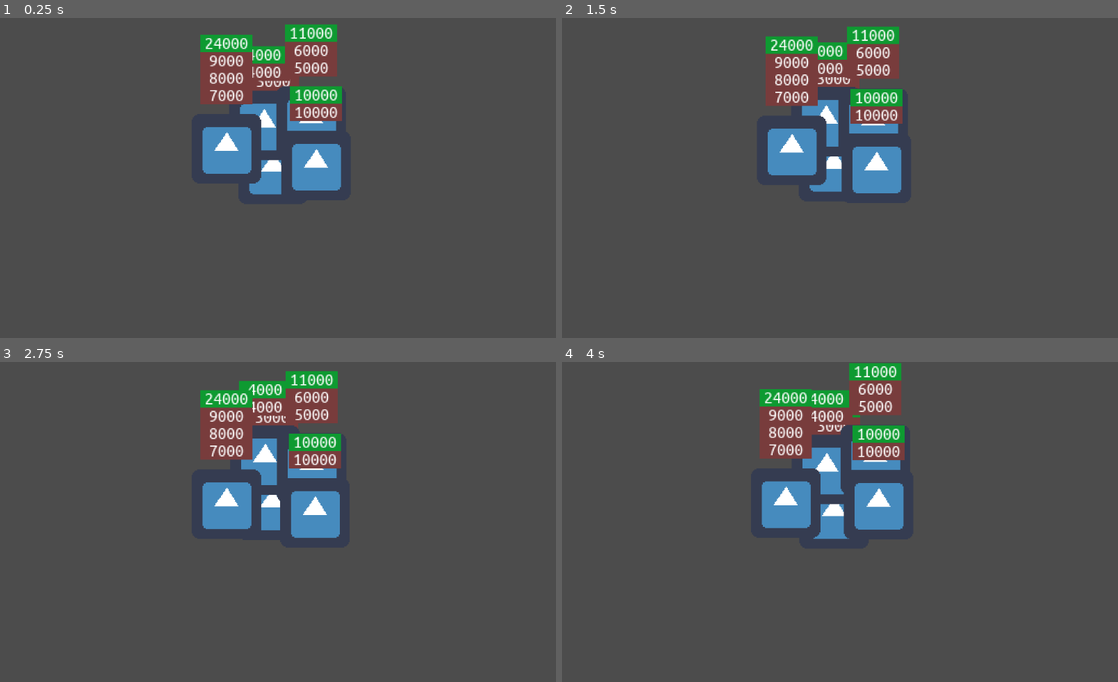
Above: before the commit, frames 1-4 (two rows, left to right).
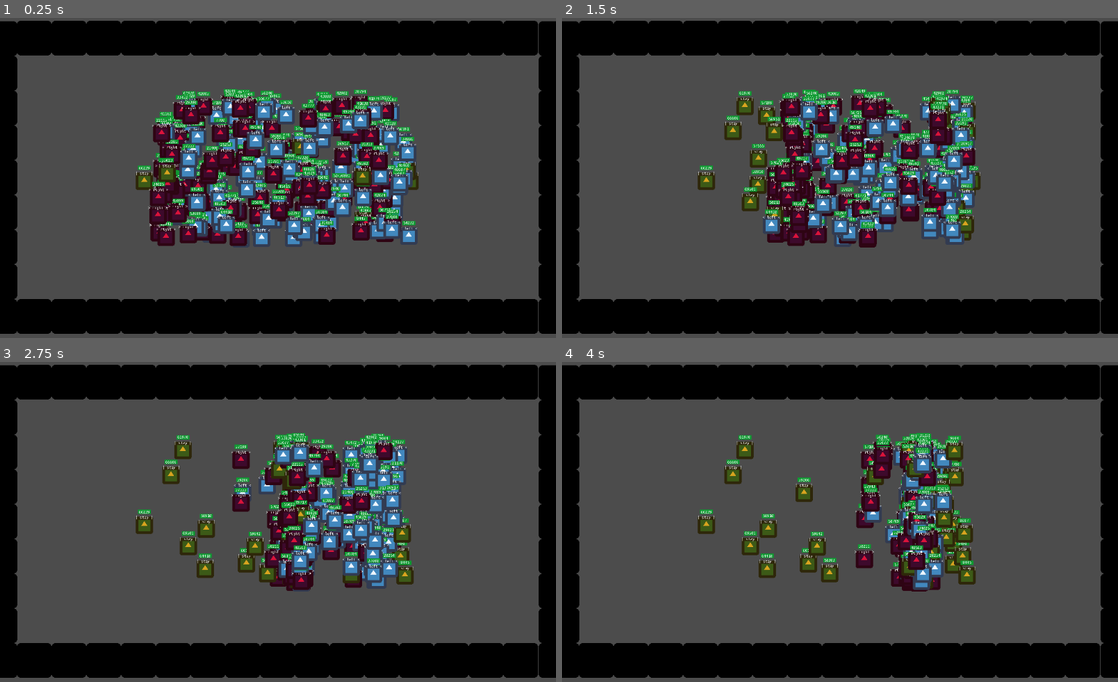
Above: after the commit, the same moments.

Repository: russmatney/advent-of-godot
Game: Godot game, scene res://src/2022/01/OnTheBoat.tscn
The game is run twice, just before and just after one commit, with the same random seed, the same clock (stepped at 60 frames per second) and the same inputs. The project has no main scene, so this scene is started directly. The engine's default icon, where the game draws it, is replaced by a stand-in: a white triangle on a blue panel in a dark square.
Inputs (mouse positions are in pixels of both pictures, inside the frame that each line leads up to):
- Up to frame 1 (0.25 s): no input
- Up to frame 2 (1.5 s): tap Enter at 0.5 s; move the mouse to (962, 165) at 0.52 s; hold Shift 0.53-1.25 s; click (962, 165) at 0.67 s; drag from (728, 197) to (834, 165) at 1.27 s
- Up to frame 3 (2.75 s): move the mouse to (333, 451) at 2.02 s; tap Ctrl at 2.1 s; click (333, 451) at 2.17 s
- Up to frame 4 (4 s): drag from (812, 589) to (834, 506) at 2.77 s; move the mouse to (1006, 573) at 3.52 s; tap Alt at 3.6 s; click (1006, 573) at 3.67 s

The runs differ from the first frame. In frame 1, 48% of the frame differs, in the area x 0-100%, y 0-99%; in frame 2, 45%; in frame 3, 43%; in frame 4, 42%.

Commit message:
fix: disable camera zoom, add wall, move to kinematic body, disable collisions
Bunch of little things - toying with different visualizations.

Diff:
--- a/src/2022/01/Camera2D.gd
+++ b/src/2022/01/Camera2D.gd
@@ -3,7 +3,7 @@
 export (String) var follow_group
 
 var to_follow = []
-var zoom_offset = Vector2(100, 100)
+var zoom_offset = Vector2(400, 400)
 var window_size = OS.window_size
 
 func _ready():
--- a/src/2022/01/Elf.gd
+++ b/src/2022/01/Elf.gd
@@ -1,20 +1,29 @@
 tool
-extends RigidBody2D
+extends KinematicBody2D
 
 var inventory = []
 var items = []
 var total_calories = 0
-
 var original_pos
 
 enum DIR {stay, left, right}
 var move_dir = DIR.stay
+
+onready var anim = $AnimatedSprite
+onready var item_container = $ItemContainer
+onready var hitbox = $HitBox
+onready var dir_label = $DirLabel
+
+var total_green = Color(0.058824, 0.607843, 0.196078)
 
 func _ready():
 	if Engine.editor_hint:
 		assign_inventory([1000, 2000])
 
 	original_pos = global_position
+
+##########################################################
+# creating the inventory
 
 func assign_inventory(inv):
 	inventory = inv
@@ -34,13 +43,11 @@
 
 	$ItemContainer.add_child(it)
 
-var total_green = Color(0.058824, 0.607843, 0.196078)
-
 func add_items():
 	total_calories = 0
 	for cals in inventory:
 		# TODO add delay
-		add_item(cals)
+		# add_item(cals)
 		total_calories += cals
 
 	add_item(total_calories, total_green)
@@ -55,16 +62,40 @@
 ################################################################
 
 func _process(_delta):
+	pass
 
 	# move towards original x position
-	if global_position.y < original_pos.y:
-		gravity_scale = 0.9
-	elif global_position.y > original_pos.y:
-		gravity_scale = -0.9
+	# if global_position.y < original_pos.y:
+	# 	gravity_scale = 0.9
+	# elif global_position.y > original_pos.y:
+	# 	gravity_scale = -0.9
+
+var velocity = Vector2.ZERO
+
+var accel = 5000
+var min_speed = 50
+var max_speed = 200
+
+func _physics_process(_delta):
+
+	# move left or right based on size relative to neighbors
+	match move_dir:
+		DIR.left:
+			velocity.x += -1 * accel
+			velocity.x = clamp(velocity.x, -1 * min_speed, -1 * max_speed)
+		DIR.right:
+			velocity.x += accel
+			velocity.x = clamp(velocity.x, min_speed, max_speed)
+		DIR.stay:
+			# TODO slow down first?
+			velocity = Vector2.ZERO
+
+	velocity = move_and_slide(velocity, Vector2.UP)
 
 ################################################################
+# selecting and moving in a direction
 
-var neighbors = []
+# TODO maybe refactor away from impulses and instead do a 'swap' with a given neighbor?
 
 func update_sort_direction():
 	var with_fewer_cals = 0
@@ -85,25 +116,37 @@
 	else:
 		move_dir = DIR.stay
 
-	apply_movement()
+	# apply_movement()
+	update_color()
+	update_ui()
 
-var speed = 50
+func update_color():
+	var new_color
+	match move_dir:
+		DIR.right: new_color = Color.crimson
+		DIR.left: new_color = Color.aliceblue
+		DIR.stay: new_color = Color.goldenrod
 
-func apply_movement():
-	# move left or right based on size relative to neighbors
-	var move_vec
+	if new_color:
+		anim.modulate = new_color
+
+func update_ui():
+	var label
 	match move_dir:
-		DIR.left: move_vec = Vector2(-1, 0) * speed
-		DIR.right: move_vec = Vector2(1, 0) * speed
-		# reverse the current movement
-		DIR.stay: move_vec = linear_velocity * -1
+		DIR.right: label = "> right >"
+		DIR.left: label = "< left <"
+		DIR.stay: label = "| stay |"
 
-	if move_vec:
-		apply_impulse(Vector2.ZERO, move_vec)
+	dir_label.bbcode_text = str("[center]", label)
 
 
+################################################################
+# detecting neighbors
+
+var neighbors = []
+
 func _on_DetectBox_area_entered(area:Area2D):
-	if area == $HitBox:
+	if area == hitbox:
 		return
 
 	if area.name == "HitBox":
@@ -113,7 +156,7 @@
 
 
 func _on_DetectBox_area_exited(area:Area2D):
-	if area == $HitBox:
+	if area == hitbox:
 		return
 
 	if area.name == "HitBox":
--- a/src/2022/01/Elf.tscn
+++ b/src/2022/01/Elf.tscn
@@ -1,7 +1,8 @@
-[gd_scene load_steps=7 format=2]
+[gd_scene load_steps=8 format=2]
 
 [ext_resource path="res://icon.png" type="Texture" id=1]
 [ext_resource path="res://src/2022/01/Elf.gd" type="Script" id=2]
+[ext_resource path="res://assets/UbuntuMonoLabelTheme.tres" type="Theme" id=3]
 
 [sub_resource type="CapsuleShape2D" id=3]
 radius = 20.0
@@ -19,12 +20,11 @@
 extents = Vector2( 31, 31 )
 
 [sub_resource type="CircleShape2D" id=4]
-radius = 56.0357
+radius = 130.465
 
-[node name="Elf" type="RigidBody2D" groups=["elf"]]
-mode = 2
-gravity_scale = 0.0
-can_sleep = false
+[node name="Elf" type="KinematicBody2D" groups=["elf"]]
+collision_layer = 0
+collision_mask = 0
 script = ExtResource( 2 )
 
 [node name="CollisionShape2D" type="CollisionShape2D" parent="."]
@@ -50,5 +50,16 @@
 position = Vector2( 0, -32 )
 shape = SubResource( 4 )
 
+[node name="DirLabel" type="RichTextLabel" parent="."]
+margin_left = -40.0
+margin_top = -70.0
+margin_right = 40.0
+margin_bottom = -53.0
+theme = ExtResource( 3 )
+bbcode_enabled = true
+bbcode_text = "< dir >"
+text = "< dir >"
+scroll_active = false
+
 [connection signal="area_entered" from="DetectBox" to="." method="_on_DetectBox_area_entered"]
 [connection signal="area_exited" from="DetectBox" to="." method="_on_DetectBox_area_exited"]
--- a/src/2022/01/ElfGym.tscn
+++ b/src/2022/01/ElfGym.tscn
@@ -8,3 +8,9 @@
 
 [node name="Elf" parent="." instance=ExtResource( 1 )]
 position = Vector2( 158, 174 )
+
+[node name="Elf2" parent="." instance=ExtResource( 1 )]
+position = Vector2( 238, 176 )
+
+[node name="Elf3" parent="." instance=ExtResource( 1 )]
+position = Vector2( 86, 170 )
--- a/src/2022/01/OnTheBoat.gd
+++ b/src/2022/01/OnTheBoat.gd
@@ -14,24 +14,26 @@
 
 		# use the example data in the editor
 		data_fname = "example.txt"
-	data_fname = "example.txt"
+	# data_fname = "example.txt"
 
 	parsed_inventories = $CalorieCounting.elf_inventories(data_fname)
 
-	spawn_elves(parsed_inventories)
+	call_deferred("spawn_elves")
 
 ######################################################
 
 func random_offset(n=10):
 	return (randi() % n) - int(n / 2)
 
-func spawn_elves(inventories):
-	for inv in inventories:
+func spawn_elves():
+	print("inventories: ", parsed_inventories.size())
+	var batch = parsed_inventories.slice(0, 254)
+	for inv in batch:
 		var elf = create_elf(inv)
 		elves.append(elf)
 
-		elf.position.x += random_offset(100)
-		elf.position.y += random_offset(10)
+		elf.position.x += random_offset(1000)
+		elf.position.y += random_offset(500)
 
 		$ElfContainer.add_child(elf)
 
--- a/src/2022/01/OnTheBoat.tscn
+++ b/src/2022/01/OnTheBoat.tscn
@@ -1,11 +1,73 @@
-[gd_scene load_steps=4 format=2]
+[gd_scene load_steps=5 format=2]
 
 [ext_resource path="res://src/2022/01/CalorieCounting.tscn" type="PackedScene" id=1]
 [ext_resource path="res://src/2022/01/OnTheBoat.gd" type="Script" id=2]
 [ext_resource path="res://src/2022/01/Camera2D.gd" type="Script" id=3]
+[ext_resource path="res://src/2022/01/Wall.tscn" type="PackedScene" id=4]
 
 [node name="OnTheBoat" type="Node2D"]
 script = ExtResource( 2 )
+
+[node name="Walls" type="Node2D" parent="."]
+position = Vector2( -448, -288 )
+scale = Vector2( 2, 2 )
+__meta__ = {
+"_edit_group_": true
+}
+
+[node name="Wall" parent="Walls" instance=ExtResource( 4 )]
+position = Vector2( 95, 31 )
+
+[node name="Wall11" parent="Walls" instance=ExtResource( 4 )]
+position = Vector2( 992, 96 )
+rotation = 1.57079
+
+[node name="Wall12" parent="Walls" instance=ExtResource( 4 )]
+position = Vector2( 992, 288 )
+rotation = 1.57079
+
+[node name="Wall13" parent="Walls" instance=ExtResource( 4 )]
+position = Vector2( 992, 480 )
+rotation = 1.57079
+
+[node name="Wall14" parent="Walls" instance=ExtResource( 4 )]
+position = Vector2( -32, 96 )
+rotation = 1.57079
+
+[node name="Wall15" parent="Walls" instance=ExtResource( 4 )]
+position = Vector2( -32, 288 )
+rotation = 1.57079
+
+[node name="Wall16" parent="Walls" instance=ExtResource( 4 )]
+position = Vector2( -32, 480 )
+rotation = 1.57079
+
+[node name="Wall2" parent="Walls" instance=ExtResource( 4 )]
+position = Vector2( 287, 31 )
+
+[node name="Wall3" parent="Walls" instance=ExtResource( 4 )]
+position = Vector2( 479, 31 )
+
+[node name="Wall4" parent="Walls" instance=ExtResource( 4 )]
+position = Vector2( 671, 31 )
+
+[node name="Wall5" parent="Walls" instance=ExtResource( 4 )]
+position = Vector2( 863, 31 )
+
+[node name="Wall6" parent="Walls" instance=ExtResource( 4 )]
+position = Vector2( 95, 544 )
+
+[node name="Wall7" parent="Walls" instance=ExtResource( 4 )]
+position = Vector2( 287, 544 )
+
+[node name="Wall8" parent="Walls" instance=ExtResource( 4 )]
+position = Vector2( 479, 544 )
+
+[node name="Wall9" parent="Walls" instance=ExtResource( 4 )]
+position = Vector2( 671, 544 )
+
+[node name="Wall10" parent="Walls" instance=ExtResource( 4 )]
+position = Vector2( 863, 544 )
 
 [node name="CalorieCounting" parent="." instance=ExtResource( 1 )]
 
@@ -15,5 +77,5 @@
 [node name="Camera2D" type="Camera2D" parent="."]
 position = Vector2( 512, 300 )
 current = true
+zoom = Vector2( 2, 2 )
 script = ExtResource( 3 )
-follow_group = "elf"
--- /dev/null
+++ b/src/2022/01/Wall.tscn
@@ -0,0 +1,25 @@
+[gd_scene load_steps=3 format=2]
+
+[ext_resource path="res://icon.png" type="Texture" id=1]
+
+[sub_resource type="RectangleShape2D" id=1]
+extents = Vector2( 96, 32 )
+
+[node name="Wall" type="StaticBody2D"]
+
+[node name="CollisionShape2D" type="CollisionShape2D" parent="."]
+shape = SubResource( 1 )
+
+[node name="Sprite" type="Sprite" parent="."]
+modulate = Color( 0, 0, 0, 1 )
+texture = ExtResource( 1 )
+
+[node name="Sprite2" type="Sprite" parent="."]
+modulate = Color( 0, 0, 0, 1 )
+position = Vector2( -64, 0 )
+texture = ExtResource( 1 )
+
+[node name="Sprite3" type="Sprite" parent="."]
+modulate = Color( 0, 0, 0, 1 )
+position = Vector2( 64, 0 )
+texture = ExtResource( 1 )
